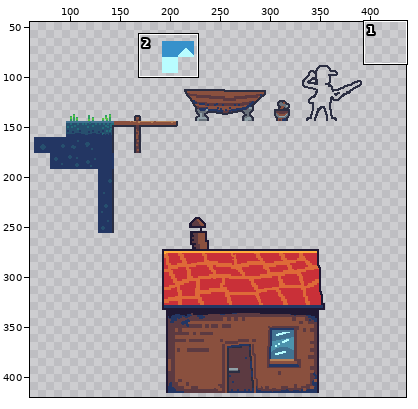
Two versions of one pixel-art file, res/img/towntiles.aseprite. The picture above shows the old version from afar; the outline marks the close-up.
Close-up. Before:
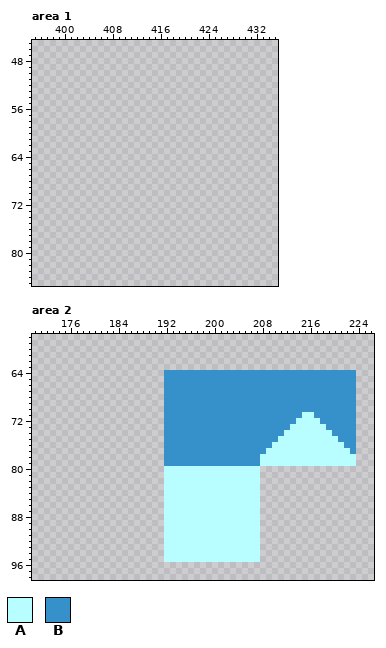
1024x1024 pixels, 1 frame. Shown: area 1: x 395..435, y 45..85; area 2: x 170..226, y 58..98. The wide view leaves out empty margins. The commit also changed other parts of the picture, which this record leaves out.
Palette (. is transparent): A #b8fdff  B #3691cb
Pixels before, area 2, first column x 192:
64 BBBBBBBBBBBBBBBBBBBBBBBBBBBBBBBB
65 BBBBBBBBBBBBBBBBBBBBBBBBBBBBBBBB
66 BBBBBBBBBBBBBBBBBBBBBBBBBBBBBBBB
67 BBBBBBBBBBBBBBBBBBBBBBBBBBBBBBBB
68 BBBBBBBBBBBBBBBBBBBBBBBBBBBBBBBB
69 BBBBBBBBBBBBBBBBBBBBBBBBBBBBBBBB
70 BBBBBBBBBBBBBBBBBBBBBBBBBBBBBBBB
71 BBBBBBBBBBBBBBBBBBBBBBBAABBBBBBB
72 BBBBBBBBBBBBBBBBBBBBBBAAAABBBBBB
73 BBBBBBBBBBBBBBBBBBBBBAAAAAABBBBB
74 BBBBBBBBBBBBBBBBBBBBAAAAAAAABBBB
75 BBBBBBBBBBBBBBBBBBBAAAAAAAAAABBB
76 BBBBBBBBBBBBBBBBBBAAAAAAAAAAAABB
77 BBBBBBBBBBBBBBBBBAAAAAAAAAAAAAAB
78 BBBBBBBBBBBBBBBBAAAAAAAAAAAAAAAA
79 BBBBBBBBBBBBBBBBAAAAAAAAAAAAAAAA
80 AAAAAAAAAAAAAAAA................
81 AAAAAAAAAAAAAAAA................
82 AAAAAAAAAAAAAAAA................
83 AAAAAAAAAAAAAAAA................
84 AAAAAAAAAAAAAAAA................
85 AAAAAAAAAAAAAAAA................
86 AAAAAAAAAAAAAAAA................
87 AAAAAAAAAAAAAAAA................
88 AAAAAAAAAAAAAAAA................
89 AAAAAAAAAAAAAAAA................
90 AAAAAAAAAAAAAAAA................
91 AAAAAAAAAAAAAAAA................
92 AAAAAAAAAAAAAAAA................
93 AAAAAAAAAAAAAAAA................
94 AAAAAAAAAAAAAAAA................
95 AAAAAAAAAAAAAAAA................
And afterwards:
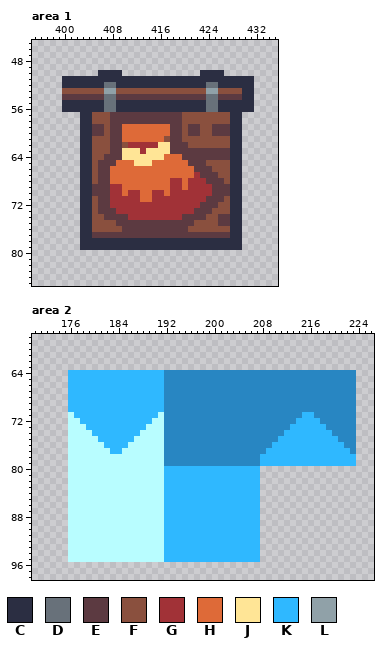
Colours new in this view: C #2b2e42  D #68717a  E #5c3a41  F #8a503e  G #a13237  H #de6a38  J #ffe596  K #2fb8ff  L #90a1a8
What changed:
colour B: #3691cb -> #2886c2
Changed rows in their new state; - is a pixel that keeps its letter.
Area 1:
first column x 400:
50 ------CCCC-------------CCCC-----
51 CCCCCCCCCCCCCCCCCCCCCCCCCCCCCCCC
52 CCCCCCCDDCCCCCCCCCCCCCCCDDCCCCCC
53 FFFFFFFLLFFFFFFFFFFFFFFFLLFFFFCC
54 EEEEEEEDDEEEEEEEEEEEEEEEDDEEEECC
55 CCCCCCCDDCCCCCCCCCCCCCCCDDCCCCCC
56 CCCCCCCDDCCCCCCCCCCCCCCCDDCCCCCC
57 ---CCFFFEEEEEEEEEEEEFFFFFFFFCC--
58 ---CCFFFEEEEEEEEEEEEFFFFFFFFCC--
59 ---CCEEFEEHHHHHHHHEEFEEFFEEECC--
60 ---CCEEFEEHHHHHHHHEEFEEFFEEECC--
61 ---CCFFFEEHHHHHHHFEEFFFFFFFFCC--
62 ---CCFFFEEFGGGGGJJEEEFFFFFFFCC--
63 ---CCFFFEEJJJGJJJJEEEEEEEEEECC--
64 ---CCFFEEEJJJJJJJHHHEEEEEEEECC--
65 ---CCFEEEHHHJJJHHHHHHEEEFFFFCC--
66 ---CCFEEHHHHHHHHHHHHHHEEEFFFCC--
67 ---CCFEEHHHHHHHHHHHHHHGEEEFFCC--
68 ---CCFEEHHHHHHHHHHGGHGGGEEEFCC--
69 ---CCEEEGGHHHHHHHHGGHGGGGEEECC--
70 ---CCEEEGGHGGHHGGHGGGGGGGEEECC--
71 ---CCFEEGGGGGHHGGGGGGGGGEEEFCC--
72 ---CCFEEGGGGGGGGGGGGGGGEEEFFCC--
73 ---CCFEEEGGGGGGGGGGGGGEEEFFFCC--
74 ---CCFFEEEEGGGGGGGGGEEEEFFEECC--
75 ---CCFFFFEEEEEEEEEEEEEFFFFEECC--
76 ---CCFFFFFEEEEEEEEEEEFFFFFFFCC--
77 ---CCEEEEEEEEEEEEEEEEEEEEEEECC--
78 ---CCCCCCCCCCCCCCCCCCCCCCCCCCC--
79 ---CCCCCCCCCCCCCCCCCCCCCCCCCCC--
Area 2:
first column x 176:
64 KKKKKKKKKKKKKKKK--------------------------------
65 KKKKKKKKKKKKKKKK--------------------------------
66 KKKKKKKKKKKKKKKK--------------------------------
67 KKKKKKKKKKKKKKKK--------------------------------
68 KKKKKKKKKKKKKKKK--------------------------------
69 KKKKKKKKKKKKKKKK--------------------------------
70 KKKKKKKKKKKKKKKK--------------------------------
71 AKKKKKKKKKKKKKKA-----------------------KK-------
72 AAKKKKKKKKKKKKAA----------------------KKKK------
73 AAAKKKKKKKKKKAAA---------------------KKKKKK-----
74 AAAAKKKKKKKKAAAA--------------------KKKKKKKK----
75 AAAAAKKKKKKAAAAA-------------------KKKKKKKKKK---
76 AAAAAAKKKKAAAAAA------------------KKKKKKKKKKKK--
77 AAAAAAAKKAAAAAAA-----------------KKKKKKKKKKKKKK-
78 AAAAAAAAAAAAAAAA----------------KKKKKKKKKKKKKKKK
79 AAAAAAAAAAAAAAAA----------------KKKKKKKKKKKKKKKK
80 AAAAAAAAAAAAAAAAKKKKKKKKKKKKKKKK----------------
81 AAAAAAAAAAAAAAAAKKKKKKKKKKKKKKKK----------------
82 AAAAAAAAAAAAAAAAKKKKKKKKKKKKKKKK----------------
83 AAAAAAAAAAAAAAAAKKKKKKKKKKKKKKKK----------------
84 AAAAAAAAAAAAAAAAKKKKKKKKKKKKKKKK----------------
85 AAAAAAAAAAAAAAAAKKKKKKKKKKKKKKKK----------------
86 AAAAAAAAAAAAAAAAKKKKKKKKKKKKKKKK----------------
87 AAAAAAAAAAAAAAAAKKKKKKKKKKKKKKKK----------------
88 AAAAAAAAAAAAAAAAKKKKKKKKKKKKKKKK----------------
89 AAAAAAAAAAAAAAAAKKKKKKKKKKKKKKKK----------------
90 AAAAAAAAAAAAAAAAKKKKKKKKKKKKKKKK----------------
91 AAAAAAAAAAAAAAAAKKKKKKKKKKKKKKKK----------------
92 AAAAAAAAAAAAAAAAKKKKKKKKKKKKKKKK----------------
93 AAAAAAAAAAAAAAAAKKKKKKKKKKKKKKKK----------------
94 AAAAAAAAAAAAAAAAKKKKKKKKKKKKKKKK----------------
95 AAAAAAAAAAAAAAAAKKKKKKKKKKKKKKKK----------------
Pixel boxes of the changes (left, top, right, bottom) in both close-ups:
added: (62, 70, 254, 250)
changed: (68, 370, 356, 562)
